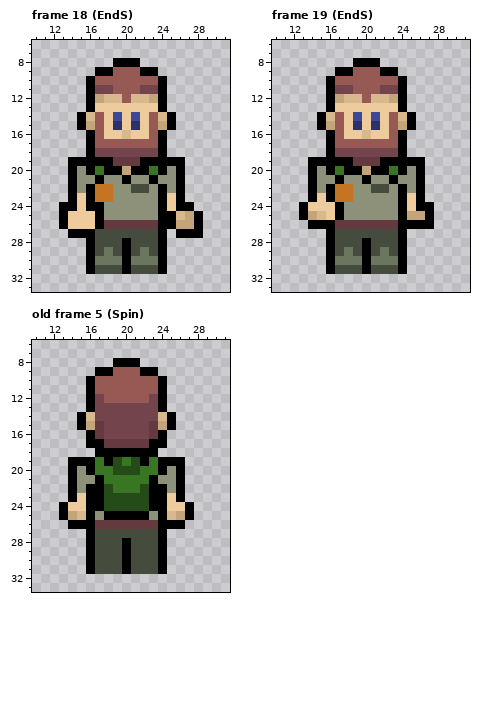
One commit to this pixel-art file: Assets/Potentially Used/hiker.aseprite. The first picture shows the starting point.
48x48 pixels, 20 frames. Shown: frame 18 (EndS): x 10..31, y 6..33; frame 19 (EndS): x 10..31, y 6..33; old frame 5 (Spin): x 10..31, y 6..33. The commit also changed other frames, which this record leaves out.
The same view after the edit:
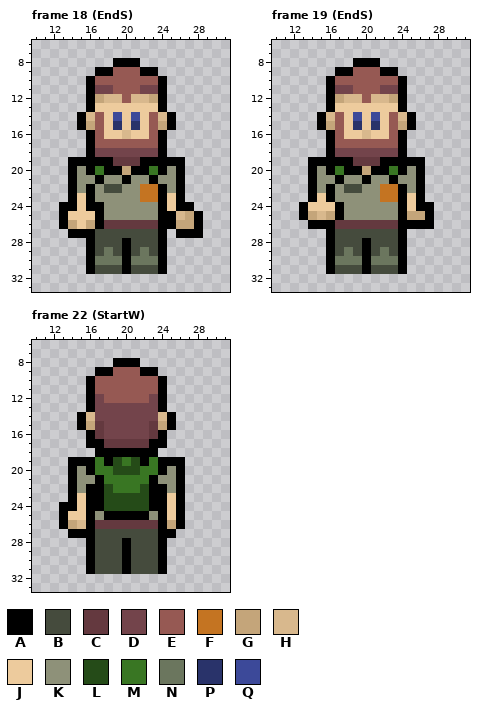
Palette (. is transparent): A #000000  B #454b3d  C #64393f  D #73444b  E #965953  F #c47422  G #c4a57a  H #d8b88d  J #edcb9d  K #8e9179  L #254b18  M #397623  N #6b765e  P #29336a  Q #3c4999
A new or re-ordered frame is compared with the old frame closest to it.
Log entry: hiker front back walk cycles completed
Edits made:
frames 20 -> 41
Frame 18 (EndS):
The edit turns colour F into colour B in row 22 at x 18.
The edit turns colour K into colour B in row 22 at x 19.
The edit turns colour B into colour F in row 22 at x 22.
The edit turns colour K into colour F in row 22 at x 23; in row 23 at x 22 to 23.
The edit turns colour J into colour G in row 26 at x 14 and 16.
The edit turns colour B into colour K in row 22 at x 21.
The edit turns colour F into colour K in row 22 at x 17; in row 23 at x 17 to 18.
Frame 19 (EndS):
The edit turns colour F into colour B in row 22 at x 18.
The edit turns colour K into colour B in row 22 at x 19.
The edit turns colour B into colour F in row 22 at x 22.
The edit turns colour K into colour F in row 22 at x 23; in row 23 at x 22 to 23.
The edit turns colour J into colour G in row 25 at x 16.
The edit turns colour B into colour K in row 22 at x 21.
The edit turns colour F into colour K in row 22 at x 17; in row 23 at x 17 to 18.
Frame 22 (StartW) is new; against old frame 5 (Spin):
There is now colour A in row 26 at x 13; in row 27 at x 14 to 15 and 25.
The edit turns colour G into colour A in row 25 at x 26.
The edit turns colour J into colour A in row 24 at x 14 and 26.
The edit turns colour A into colour G in row 26 at x 14 and 25.
The edit turns colour A into colour H in row 26 at x 15.
The edit turns colour G into colour J in row 25 at x 14.
The edit turns colour H into colour J in row 25 at x 15 and 25.
The author cleared colour A in rows 24 to 25 at x 27.
